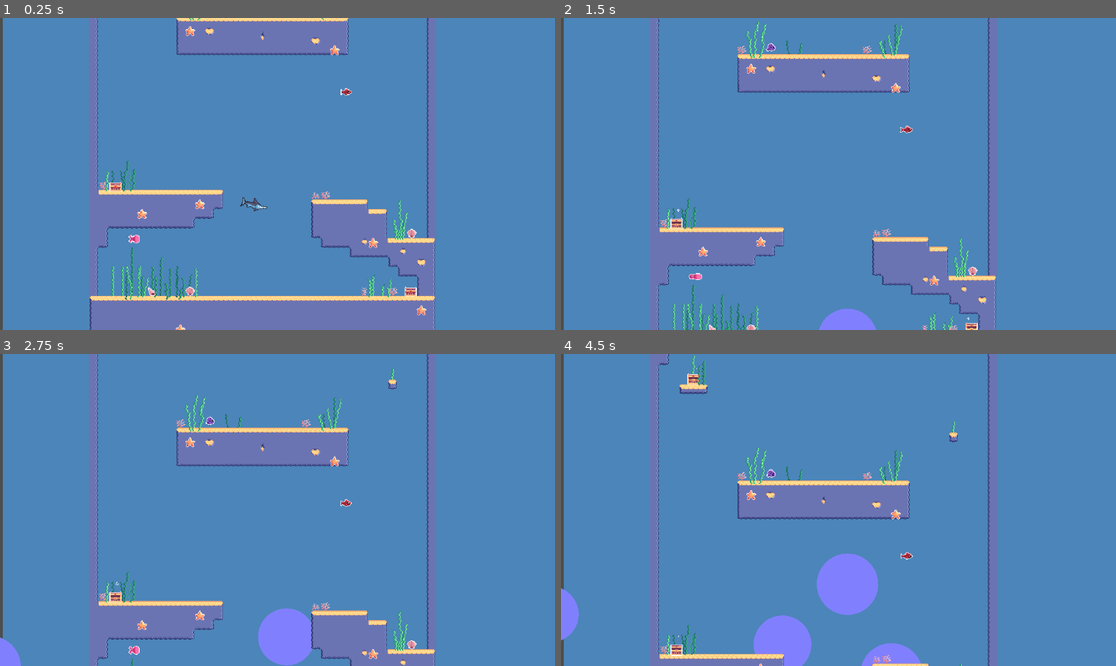
Above: before the commit, frames 1-4 (two rows, left to right).
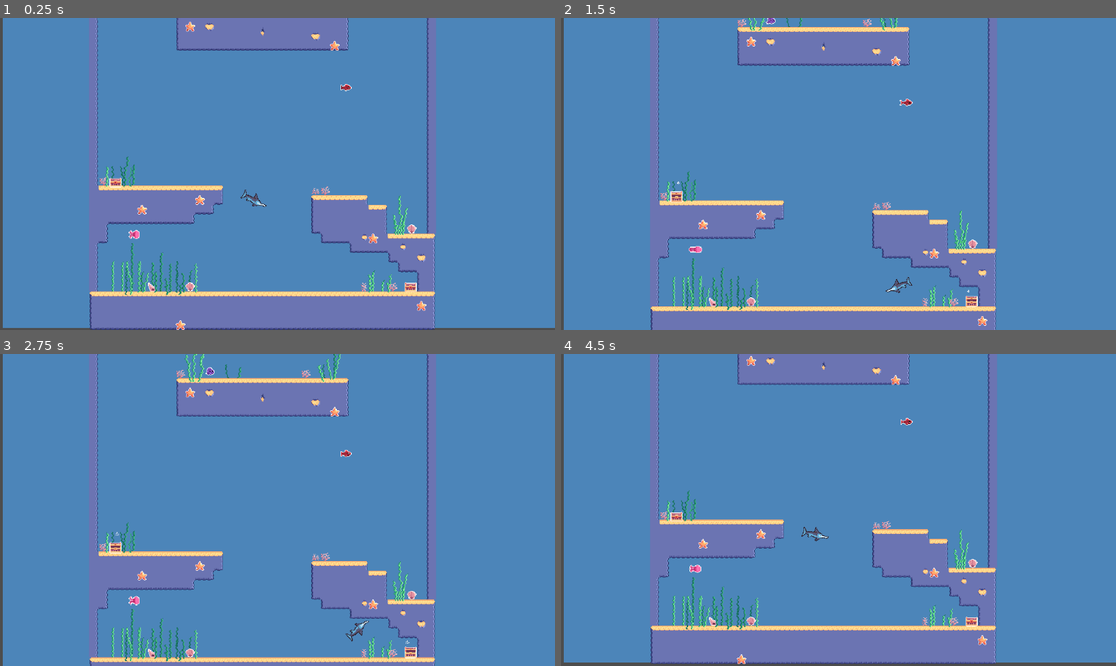
Above: after the commit, the same moments.

Repository: sondreln/GGJ2025
Game: Godot game, scene res://scenes/main_scene.tscn
Two runs of this game, one before a commit and one after it. Both use one fixed random seed, a clock stepped at 60 frames per second and the inputs below.
Inputs:
- Up to frame 1 (0.25 s): no input
- Up to frame 2 (1.5 s): tap Enter at 0.5 s; hold Right 0.53-1.28 s; tap Space at 0.6, 0.77, 1.07, 1.35 s; hold Left from 1.28 s (still down)
- Up to frame 3 (2.75 s): tap Space at 1.52, 1.82, 2.1 s; release Left at 2.03 s; hold Right from 2.03 s (still down)
- Up to frame 4 (4.5 s): tap Space at 2.85, 3.02, 3.32, 3.6, 3.77, 4.07, 4.35 s; release Right at 3.53 s; hold Left from 3.53 s (still down)

The runs differ from the first frame. In frame 1, 7.7% of the frame differs, in the area x 0-100%, y 0-100%; in frame 2, 21%; in frame 3, 23%; in frame 4, 25%.

Commit message:
script changes

Diff:
--- a/scripts/main_scene.gd
+++ b/scripts/main_scene.gd
@@ -5,6 +5,7 @@
 var bubble_spawn_interval = 1.0
 var bubble_spawn_timer = 0.0
 var bubble_speed = 100.0
+var bubble = Area2D
 
 # Circle radii
 var base_radius = 50
@@ -13,19 +14,19 @@
 
 # Swordfish (player)
 var swordfish: CharacterBody2D
-var dash_speed = 800.0
+var dash_speed = 400.0
 var dashing = false
 var dash_target = Vector2()
 
 # Dash settings
 var rotation_angle = 0.0 # Swordfish's current rotation
 var rotation_speed = 2.0 # Speed of the up-and-down motion
-var max_rotation_angle = PI / 6 # Maximum angle for up-and-down motion (30 degrees)
+var max_rotation_angle = PI / 3 # Maximum angle for up-and-down motion (30 degrees)
 var is_facing_left = false # Tracks the swordfish's facing direction
 
 # Camera settings
 var camera: Camera2D
-var camera_speed = 50.0 # Pixels per second
+var camera_speed = 20.0 # Pixels per second
 
 # Time accumulator for animations
 var time = 0.0
@@ -35,6 +36,7 @@
 	# Reference the Swordfish and Camera2D nodes
 	swordfish = $Swordfish
 	camera = $Camera2D
+	bubble = $Bubble
 
 func _process(delta):
 	time += delta
@@ -57,18 +59,27 @@
 		rotation_angle = sin(time * rotation_speed) * max_rotation_angle
 		swordfish.rotation = rotation_angle * (-1 if is_facing_left else 1)
 	else:
-		# Dash the swordfish in its pointing direction
+	# Calculate adjusted rotation
 		var adjusted_rotation = swordfish.rotation
 		if is_facing_left:
-			adjusted_rotation = PI + swordfish.rotation  # Mirror rotation when facing left
+			adjusted_rotation += PI  # Mirror rotation for left-facing
 
-		var direction = Vector2(cos(adjusted_rotation), sin(adjusted_rotation))
-		swordfish.position += direction * dash_speed * delta
-		print(swordfish.position.distance_to(dash_target))
+	# Calculate dash direction
+		var direction = Vector2(cos(adjusted_rotation), sin(adjusted_rotation)).normalized()
 
-		if swordfish.position.distance_to(dash_target) < 5.0:
-			swordfish.position = dash_target
+		# Move and check for collisions
+		var collision = swordfish.move_and_collide(direction * dash_speed * delta)
+		if collision:
+		 # Handle collision (e.g., stop the dash, play an effect)
 			dashing = false
+			print("Collided with: ", collision.get_collider())
+		else:
+			# Check if dash target is reached
+			if swordfish.position.distance_to(dash_target) < 5.0:
+				swordfish.position = dash_target
+				dashing = false
+
+
 
 
 	# Check for collisions
@@ -104,7 +115,7 @@
 			var direction = Vector2(cos(adjusted_rotation), sin(adjusted_rotation)).normalized()
 
 			# Calculate dash target
-			dash_target = swordfish.position + direction * 400  # Dash distance
+			dash_target = swordfish.position + direction * 100  # Dash distance
 			dashing = true
 		elif event.keycode == KEY_LEFT:
 			# Switch facing direction to left and flip swordfish
@@ -117,6 +128,6 @@
 
 func _draw():
 	# Draw bubbles
-	for bubble in bubbles:
-		var radius = base_radius + sin((time + bubble["time_offset"]) * pulse_speed) * pulse_amplitude
-		draw_circle(bubble["position"], radius, Color(0.5, 0.5, 1))
+	for b in bubbles:
+		var radius = base_radius + sin((time + b["time_offset"]) * pulse_speed) * pulse_amplitude
+		#draw_circle(bubble["position"], radius, Color(0.5, 0.5, 1))
